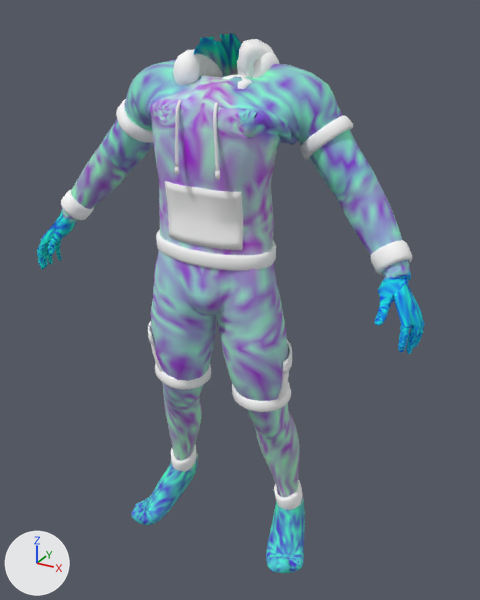
Before and after pictures for a commit that changed the glTF model godot-world-fracture/models/operators/bodies/civ-goliath-male.glb.
Rendered twice from a camera (50 mm lens) standing at (0.839, -1.415, 1.52) and looking at (0.041, 0.036, 0.794). The lights are fixed; the arrows at lower left show +X, +Y and +Z. The picture after the commit comes second.

Names of what the first picture shows: 'Piece_ankle_cuffs', 'Piece_cuffs', 'Piece_hem', 'Piece_hood', 'Piece_pocket', 'Piece_rib_collar', 'Piece_shirt_collar', 'Piece_shorts_hems', 'Piece_sleeve_hems', 'civilian' and 2 more.
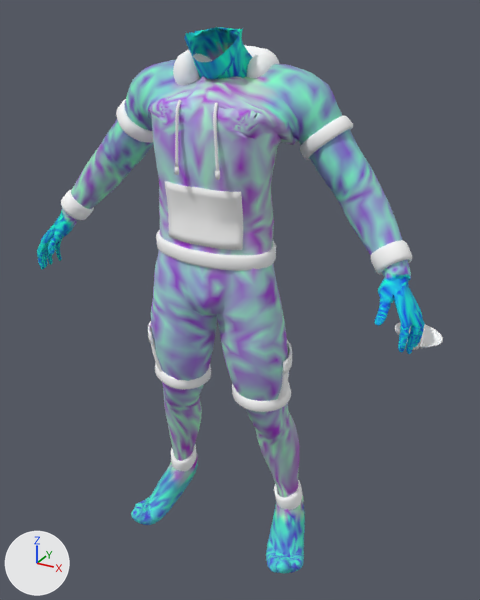
What the commit changed:
me_civilian is used by ob_civilian; location (0.0, 0.0, 0.0).
me_civilian had 9234 vertices, 18412 faces and spanned x -0.553..0.559, y -0.166..0.13, z 0.004..1.466.
me_civilian now has 9441 vertices, 18830 faces and spans x -0.553..0.559, y -0.166..0.13, z 0.004..1.48.
me_civilian part 1: 1 vertex moved within x -0.058, y 0.019, z 1.443; 40 vertices removed from x -0.063..0.078, y -0.038..0.037, z 1.355..1.466; 247 vertices added at x -0.066..0.082, y -0.106..0.042, z 1.354..1.48.
me_civilian part 2: 17748 kept faces spanning x -0.553..0.559, y -0.166..0.13, z 0.004..1.464 get new vertex colours.
me_piece_rib_collar is used by ob_piece_rib_collar; location (0.0, 0.0, 0.0).
me_piece_rib_collar had 240 vertices, 480 faces and spanned x 0.03..0.118, y -0.066..0.138, z 1.256..1.41.
me_piece_rib_collar now has 240 vertices, 480 faces and spans x 0.525..0.555, y -0.05..-0.023, z 0.806..0.867.
me_piece_rib_collar part 3: 240 of 240 vertices moved; they spanned x 0.03..0.118, y -0.066..0.138, z 1.256..1.41 and now span x 0.525..0.555, y -0.05..-0.023, z 0.806..0.867; mean shift (0.465, -0.079, -0.502).
me_piece_shirt_collar is used by ob_piece_shirt_collar; location (0.0, 0.0, 0.0).
me_piece_shirt_collar had 280 vertices, 556 faces and spanned x 0.03..0.11, y -0.096..0.174, z 1.216..1.455.
me_piece_shirt_collar now has 280 vertices, 556 faces and spans x 0.487..0.596, y -0.09..0.019, z 0.816..0.867.
me_piece_shirt_collar part 4: 280 of 280 vertices moved; they spanned x 0.03..0.11, y -0.096..0.174, z 1.216..1.455 and now span x 0.487..0.596, y -0.09..0.019, z 0.816..0.867; mean shift (0.466, -0.088, -0.5).

Boxes (x1, y1, x2, y2) around the edits, measured in the pictures (480 x 600 px):
'civilian', reshaped
    before: (37, 33, 425, 573)
    after: (37, 27, 425, 573)
'Piece_shirt_collar', reshaped
    before: (237, 39, 274, 78)
    after: (394, 322, 443, 349)
'Piece_rib_collar', reshaped
    before: (222, 74, 252, 89)
    after: (413, 330, 425, 350)
part 1 of me_civilian, built on
    before: (194, 33, 242, 54)
    after: (185, 27, 253, 80)
part 2 of me_civilian, recoloured
    both: (37, 34, 425, 573)
